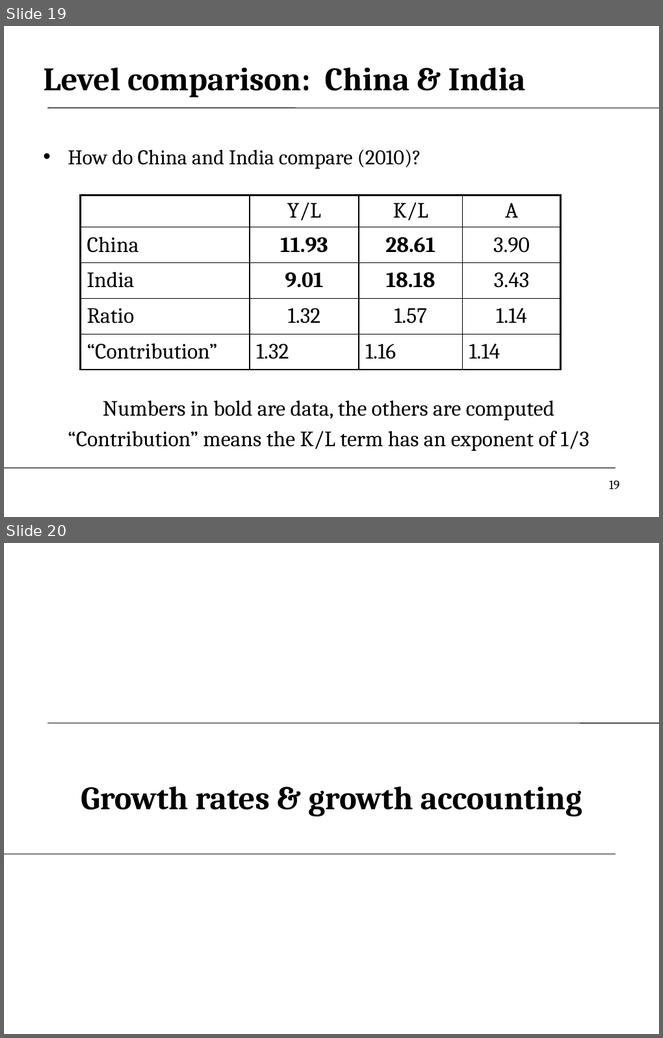
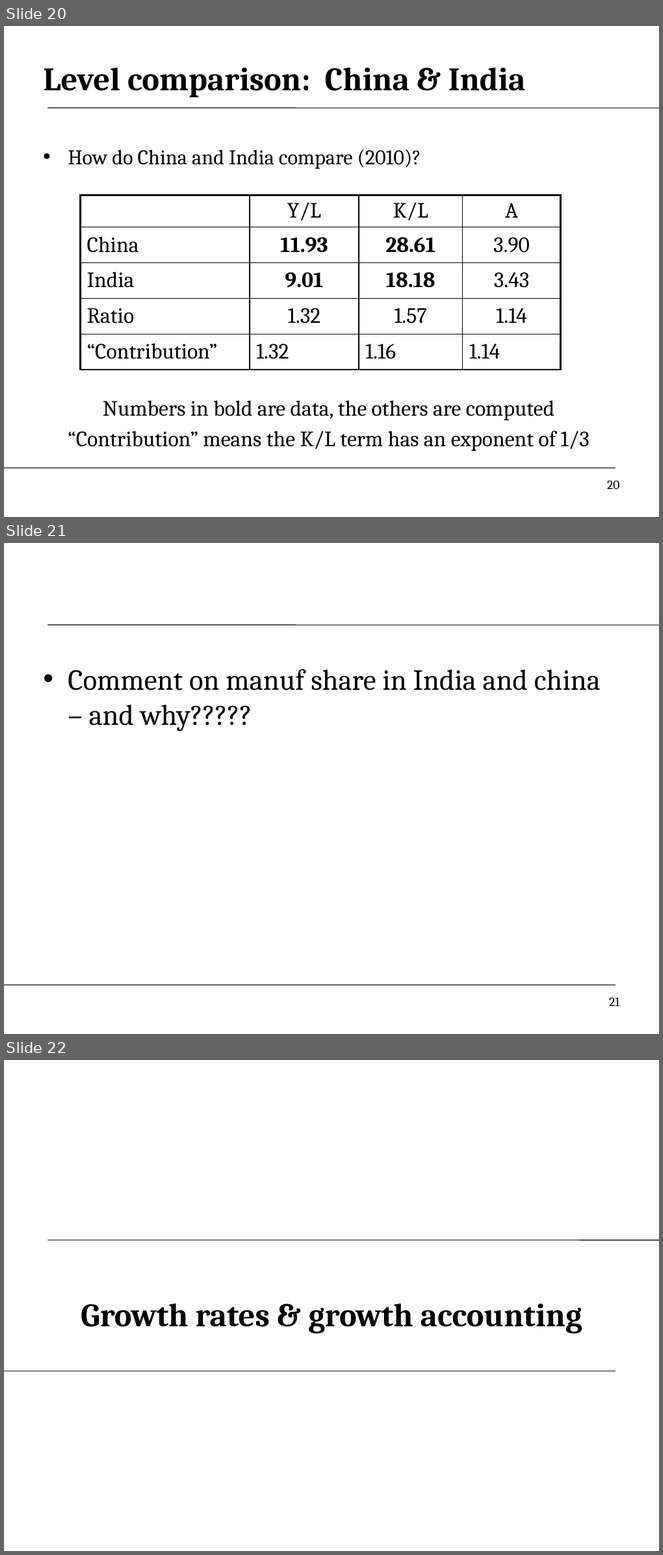
Before and after one commit to DaveBackus/Global_Economy, a slide deck: Slides/slides_growth2_f14.pptx. Shown one above the other, each under a label of ours: slides 19 and 20 before the commit, slides 20, 21 and 22 after it. The pictures are 663x1038 and 663x1555 pixels, drawn with LibreOffice and Linux fonts; fonts in the diff are those of the drawing. Boxes give left, top, right and bottom in pixels: in the first picture for what was removed or moved away, otherwise in the second. Text is boxed around its words. In the diff, an @@ line names an element or a change of style, - is before the commit and + after.

```diff
--- a/Slides/slides_growth2_f14.pptx
+++ b/Slides/slides_growth2_f14.pptx
@@ slide 21 added at box(4, 543, 659, 1034), background #FFFFFF; not listed: 2 template elements that a slide beside it also shows @@
@@ text added at box(68, 669, 601, 731), 32 pt, text #000000 @@
+• Comment on manuf share in India and china – and why?????
@@ page number added at box(609, 998, 620, 1006), 14 pt, text #000000 @@
+21
@@ what was slide 19 is now slide 20 @@
@@ page number at box(607, 481, 620, 489): text changed @@
-19
+20
@@ what was slide 20 is now slide 22 @@
```
Also in this commit, not shown: 1 slide changed, 2 other slides added, 12 other files.
